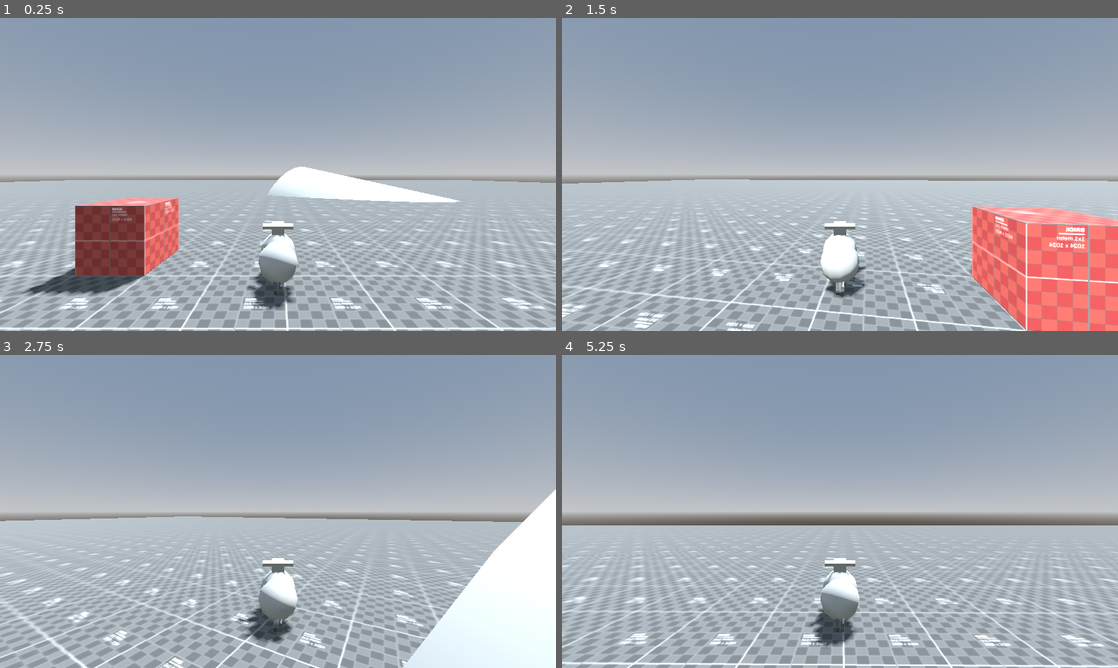
Above: before the commit, frames 1-4 (two rows, left to right).
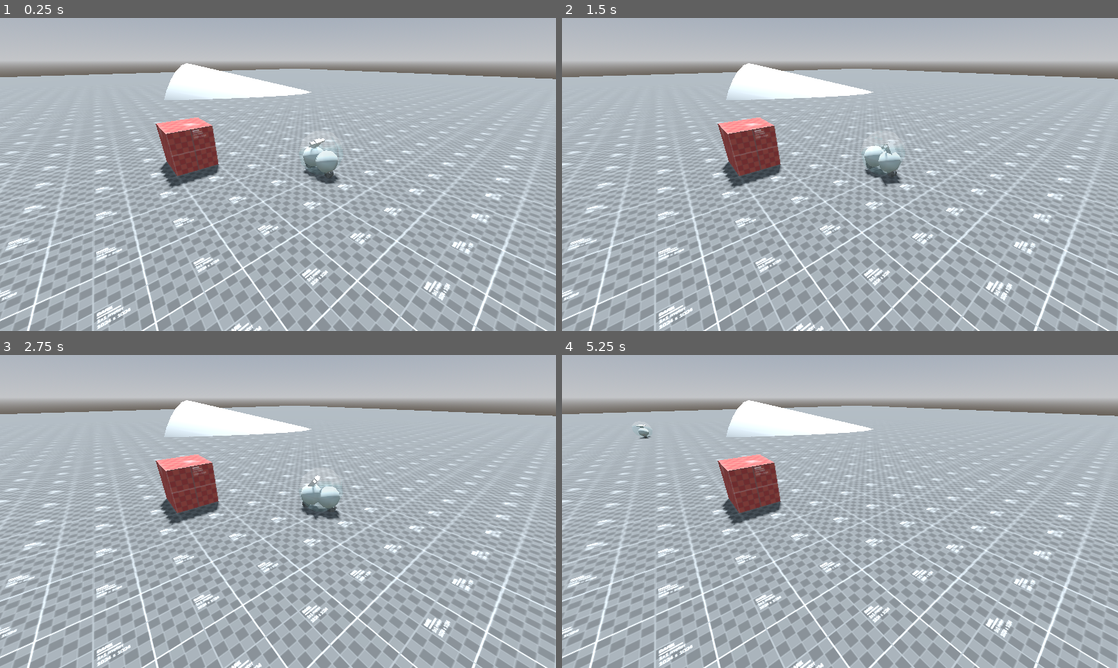
Above: after the commit, the same moments.

Repository: fishfolk/drifty
Game: Godot game, scene res://scenes/tests/test_playground.tscn
Same seed, same stepped clock (60 frames per second), same inputs: the game is played once before the commit and once after it.
Inputs:
- Up to frame 1 (0.25 s): no input
- Up to frame 2 (1.5 s): tap Enter (ui_accept) at 0.5, 0.77 s; hold Right (ui_right) 0.53-1.28 s; hold Down (ui_down) from 1.28 s (still down)
- Up to frame 3 (2.75 s): tap Enter (ui_accept) at 1.52 s; release Down (ui_down) at 2.03 s; hold Right (ui_right) from 2.03 s (still down)
- Up to frame 4 (5.25 s): release Right (ui_right) at 2.78 s; hold Up (ui_up) 2.78-3.53 s; tap Enter (ui_accept) at 3.02, 3.77, 4.52 s; hold Left (ui_left) 3.53-5.03 s; hold Down (ui_down) from 5.03 s (still down)

The runs differ from the first frame. In frame 1, 60% of the frame differs, in the area x 0-100%, y 0-100%; in frame 2, 62%; in frame 3, 61%; in frame 4, 57%.

Commit message:
tweaks to prototypes

Diff:
--- a/scenes/tests/test_playground.tscn
+++ b/scenes/tests/test_playground.tscn
@@ -2,7 +2,7 @@
 
 [ext_resource type="Material" uid="uid://cvk2wmgqvougc" path="res://resources/materials/prototype_textures/prototype_brick.material" id="1_stuc4"]
 [ext_resource type="Material" uid="uid://x3vgwj6i30t8" path="res://resources/materials/prototype_textures/prototype_dark.material" id="2_s4suy"]
-[ext_resource type="PackedScene" uid="uid://b0gvd7x6k2r6w" path="res://scenes/vehicles/base/rigidbody_kart.tscn" id="3_6l748"]
+[ext_resource type="PackedScene" uid="uid://c6yiolgvean8s" path="res://scenes/vehicles/base/rigidsphere_kart.tscn" id="3_rymqf"]
 
 [sub_resource type="ProceduralSkyMaterial" id="ProceduralSkyMaterial_8b2fs"]
 
@@ -50,5 +50,5 @@
 [node name="Camera3D" type="Camera3D" parent="."]
 transform = Transform3D(0.786914, 0.301081, -0.538625, 0, 0.872885, 0.487926, 0.617063, -0.383956, 0.686885, -1.18668, 2.31231, 5.10472)
 
-[node name="RigidbodyKart" parent="." instance=ExtResource("3_6l748")]
-transform = Transform3D(1, 0, 0, 0, 1, 0, 0, 0, 1, 2.41025, 2.38419e-07, 0.640954)
+[node name="RigidSphereKart" parent="." instance=ExtResource("3_rymqf")]
+transform = Transform3D(1, 0, 0, 0, 1, 0, 0, 0, 1, 2.19254, -4.76837e-07, 2.34921)
--- a/scenes/vehicles/base/kinematic_kart.gd
+++ b/scenes/vehicles/base/kinematic_kart.gd
@@ -7,8 +7,8 @@
 @export var FRICTION_CURVE: Curve
 
 #const SPEED = 5.0
-const MAX_SPEED = 10.0 # meters per second
-const ACCEL = 4.0 # (meters per second) per second
+const MAX_SPEED = 20.0 # meters per second
+const ACCEL = 7.0 # (meters per second) per second
 
 const STEER_SPEED = 4.0 # radians per second
 
--- a/scenes/vehicles/base/rigidbody_kart.gd
+++ b/scenes/vehicles/base/rigidbody_kart.gd
@@ -4,7 +4,7 @@
 
 @export var wheels: Array[RayCast3D]
 
-var ENGINE_ACCEL = 30 # meters per second squared
+var ENGINE_ACCEL = 20 # meters per second squared
 var MAX_SPEED = 20
 
 
--- a/scenes/vehicles/base/rigidbody_kart.tscn
+++ b/scenes/vehicles/base/rigidbody_kart.tscn
@@ -78,4 +78,3 @@
 
 [node name="Camera3D" type="Camera3D" parent="."]
 transform = Transform3D(1, 0, 0, 0, 1, 0, 0, 0, 1, 0, 1.45049, 2.77861)
-current = true
--- a/scenes/vehicles/base/rigidsphere_kart.gd
+++ b/scenes/vehicles/base/rigidsphere_kart.gd
@@ -27,7 +27,7 @@
 
 
 func _update_steer(delta):
-	var steer = 2 * input.steering * delta
+	var steer = 4 * input.steering * delta
 	rotate(-global_basis.y, steer)
 
 	pass
